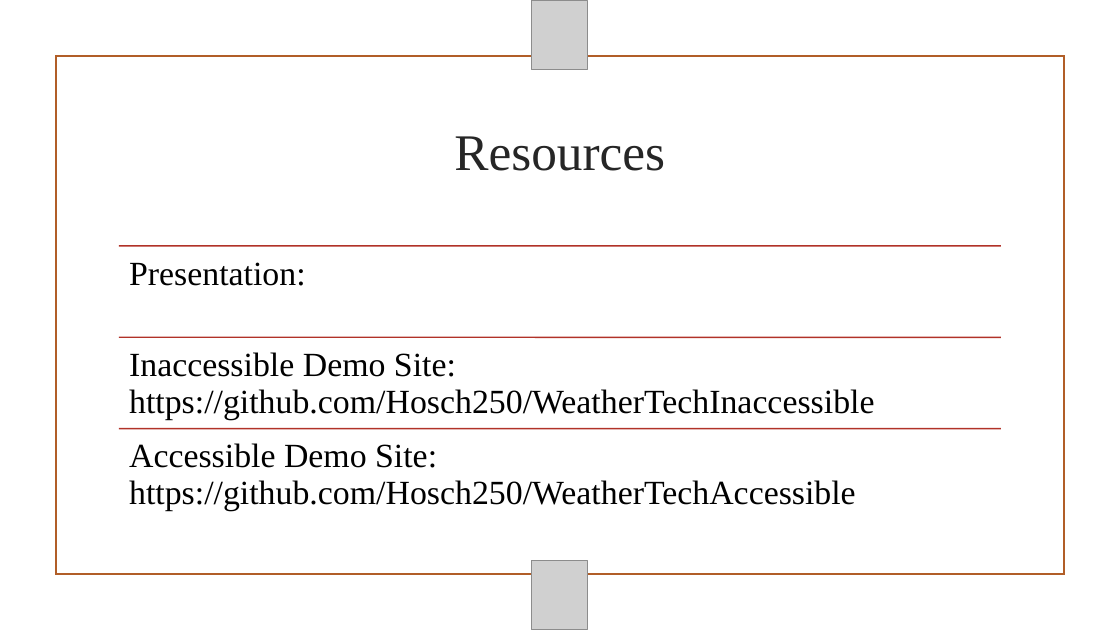
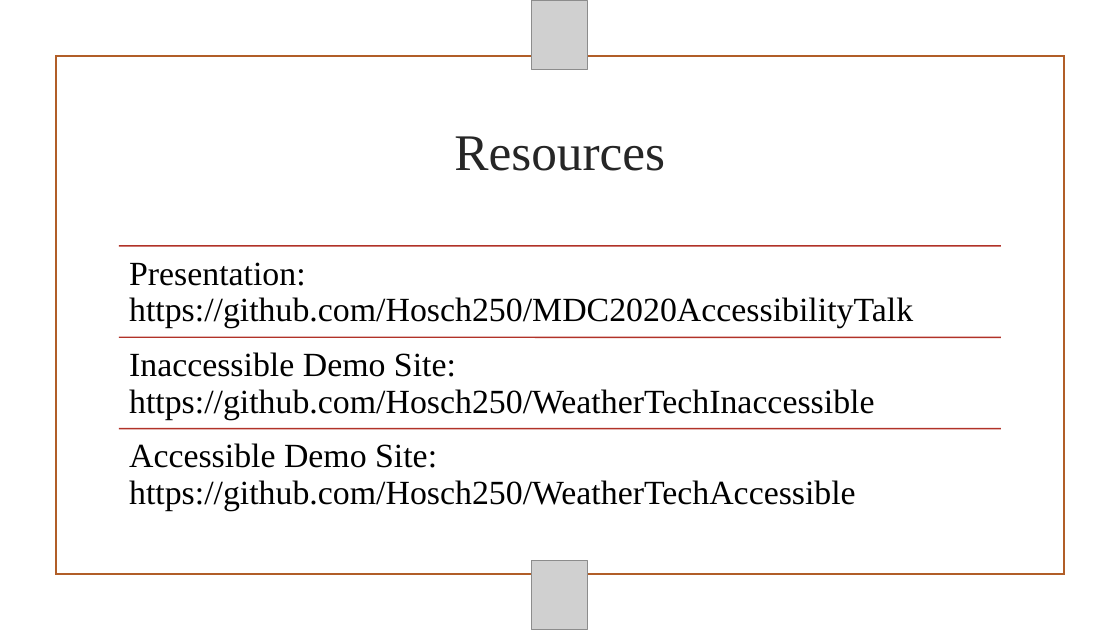
Before and after one commit to Hosch250/MDC2020AccessibilityTalk, a slide deck: slide 16 of MDC Presentation.pptx. Drawn at 1120x630 pixels with LibreOffice and Linux fonts; fonts in the diff are those of the drawing; grey boxes stand for pictures; background and template pictures are left out. Boxes give left, top, right and bottom in pixels: in the first picture for what was removed or moved away, otherwise in the second. Text is boxed around its words. In the diff, an @@ line names an element or a change of style, - is before the commit and + after.

Commit message:
Update presentation

```diff
--- a/MDC Presentation.pptx
+++ b/MDC Presentation.pptx
@@ text at (129,262,913,328): text changed @@
-Presentation:
+Presentation: https://github.com/Hosch250/MDC2020AccessibilityTalk
```
